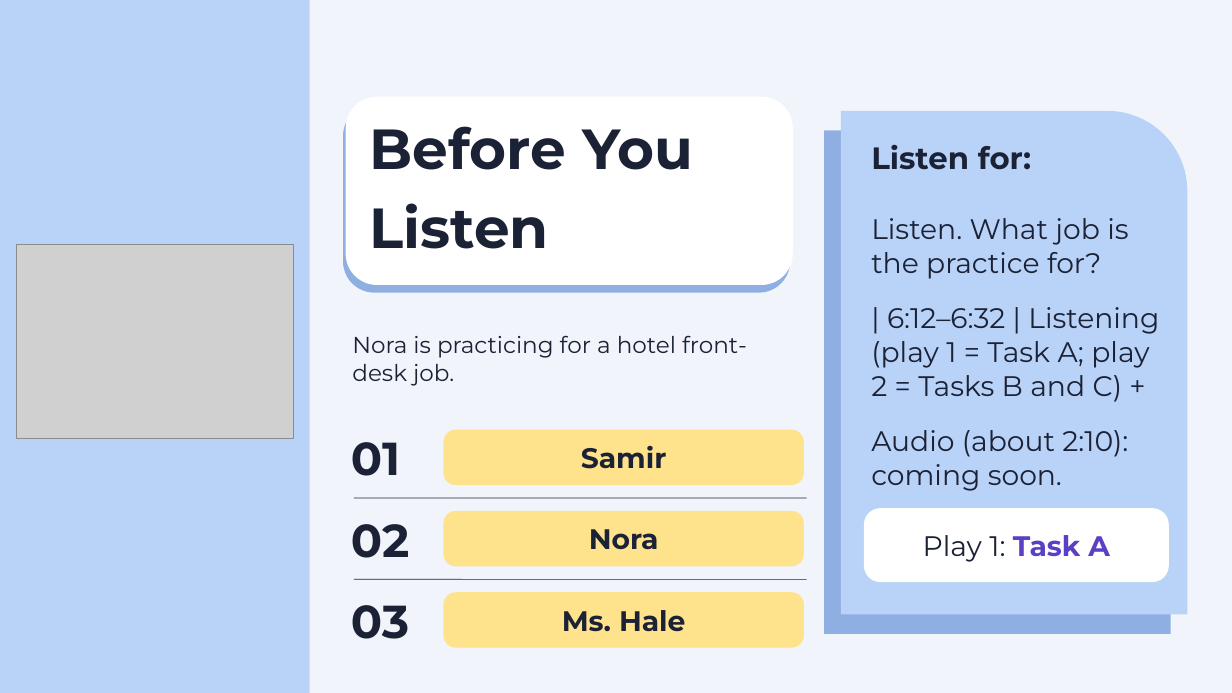
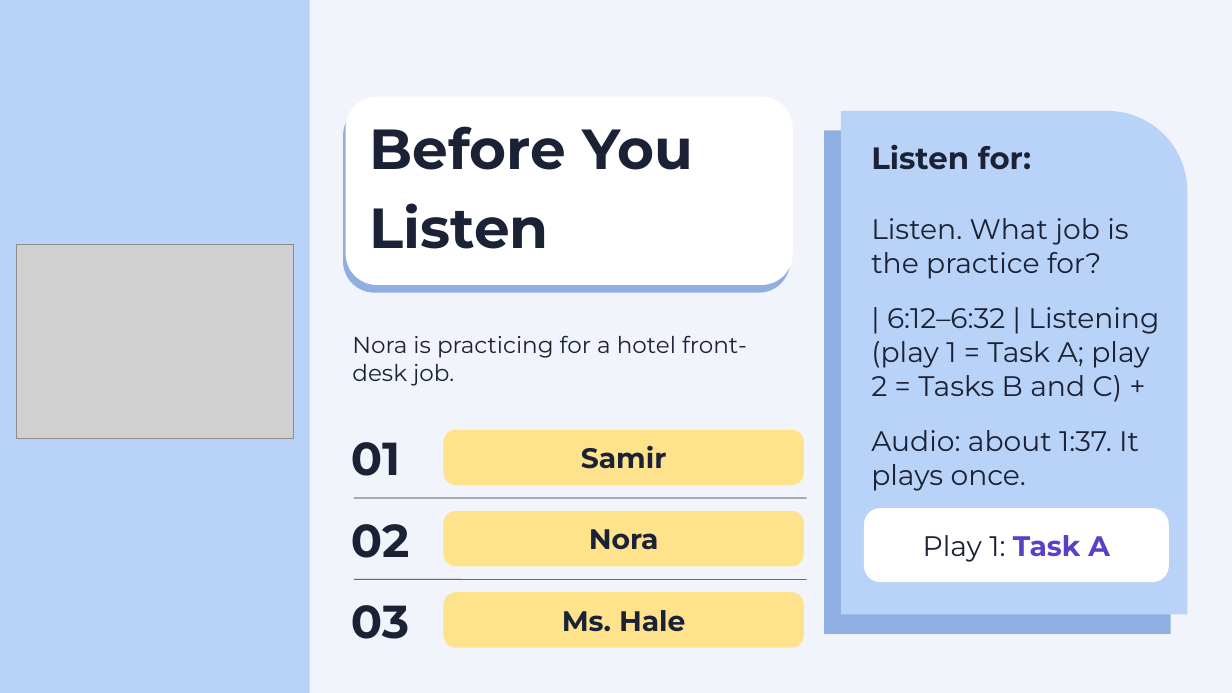
Before and after one commit to sdpursley/ESL-Curriculum, a slide deck: slide 8 of level5/slides/Level5_Lesson1_Slides.pptx. Drawn at 1232x693 pixels with LibreOffice and Linux fonts; fonts in the diff are those of the drawing; grey boxes stand for pictures. Boxes give left, top, right and bottom in pixels: in the first picture for what was removed or moved away, otherwise in the second. Text is boxed around its words. In the diff, an @@ line names an element or a change of style, - is before the commit and + after.

Commit message:
Level 5 Lesson 1 draft listening audio (1:37)

```diff
--- a/level5/slides/Level5_Lesson1_Slides.pptx
+++ b/level5/slides/Level5_Lesson1_Slides.pptx
@@ text at bbox=[871, 430, 1139, 491]: text changed @@
-Audio (about 2:10): coming soon.
+Audio: about 1:37. It plays once.
```
Also in this commit, not shown: 1 other slide changed, 9 other files.
